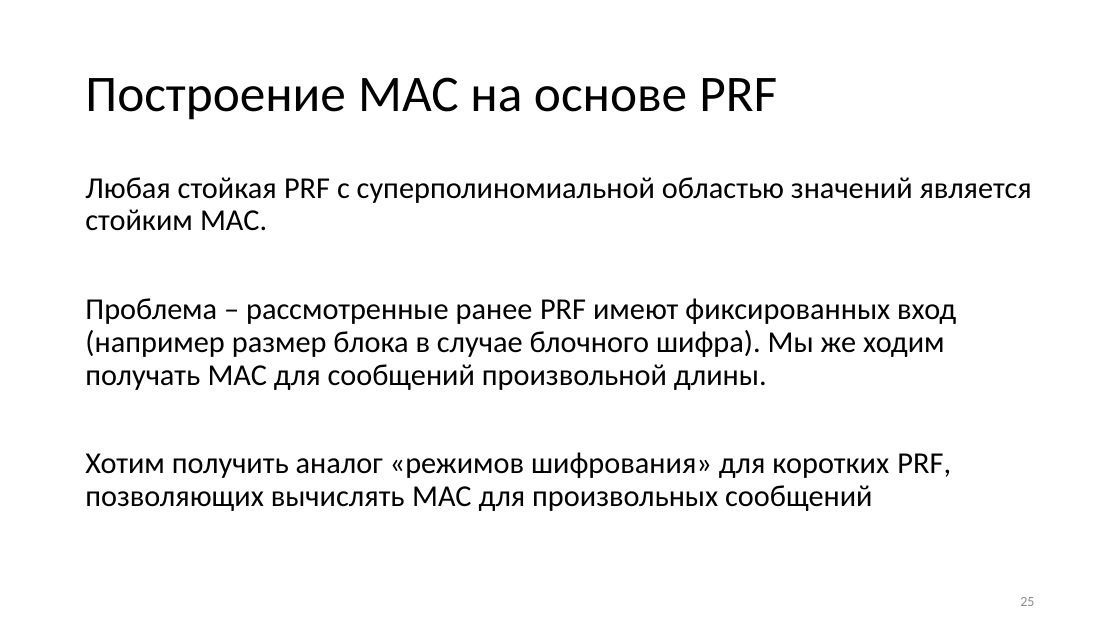
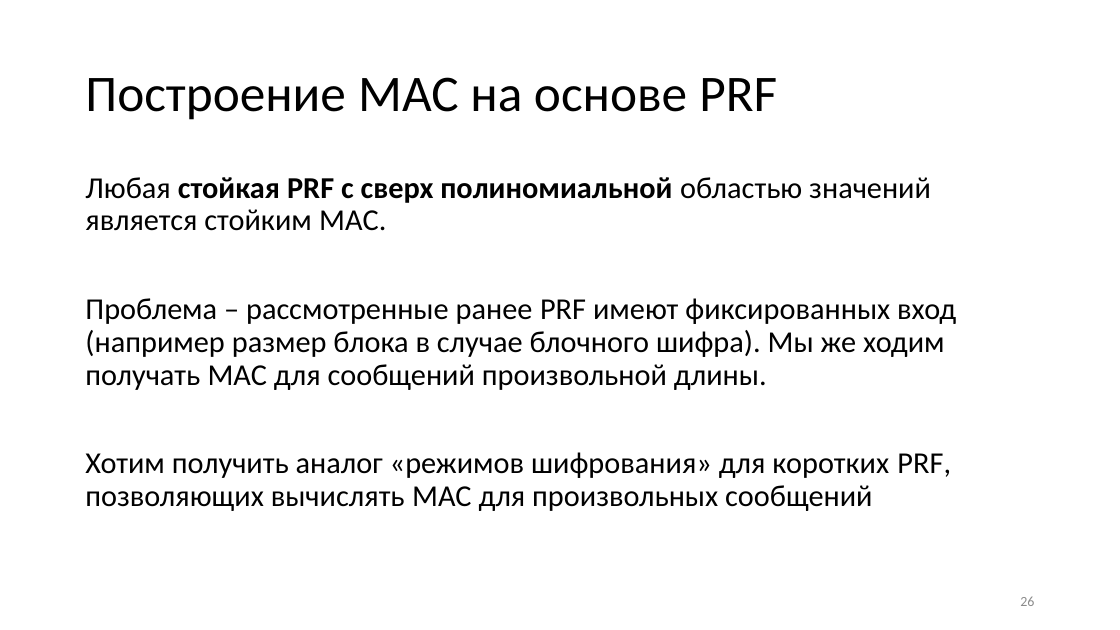
Before and after one commit to GeorgyFirsov-s-forks/CryptoLectures, a slide deck: slide 26 of Lectures/Lecture9.pptx (slide 25 before the commit). Drawn at 1120x630 pixels with LibreOffice and Linux fonts; fonts in the diff are those of the drawing. Boxes give left, top, right and bottom in pixels: in the first picture for what was removed or moved away, otherwise in the second. Text is boxed around its words. In the diff, an @@ line names an element or a change of style, - is before the commit and + after.

```diff
--- a/Lectures/Lecture9.pptx
+++ b/Lectures/Lecture9.pptx
@@ text at (85, 177, 931, 231): text changed @@
-Любая стойкая PRF с суперполиномиальной областью значений является стойким MAC.
+Любая стойкая PRF с сверх полиномиальной областью значений является стойким MAC.
```
Also in this commit, not shown: 6 other slides changed, 1 slide added, 1 other file.
